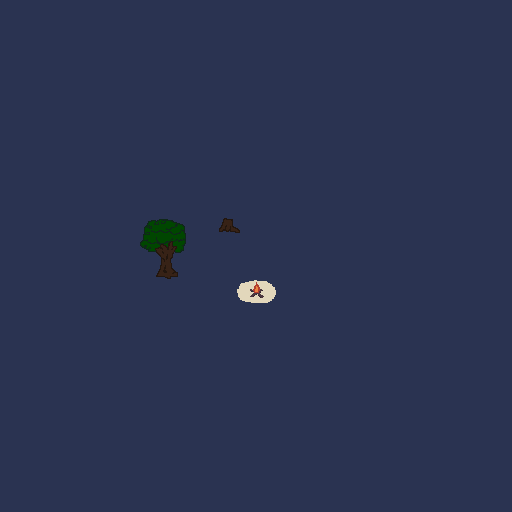
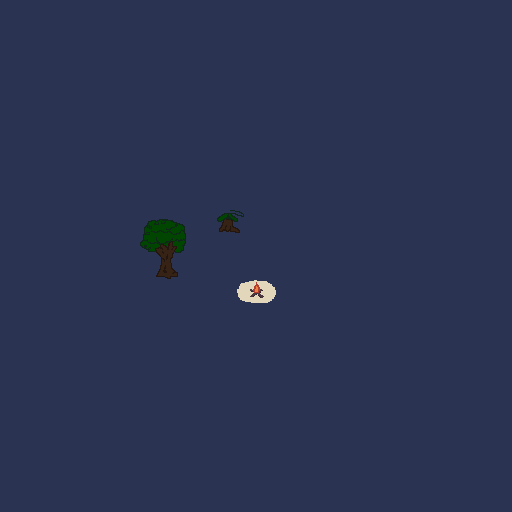
Revision of a layered 512x512 image; what changed, layer by layer:
painted on "Hintergrund" over (217, 210, 244, 222)
